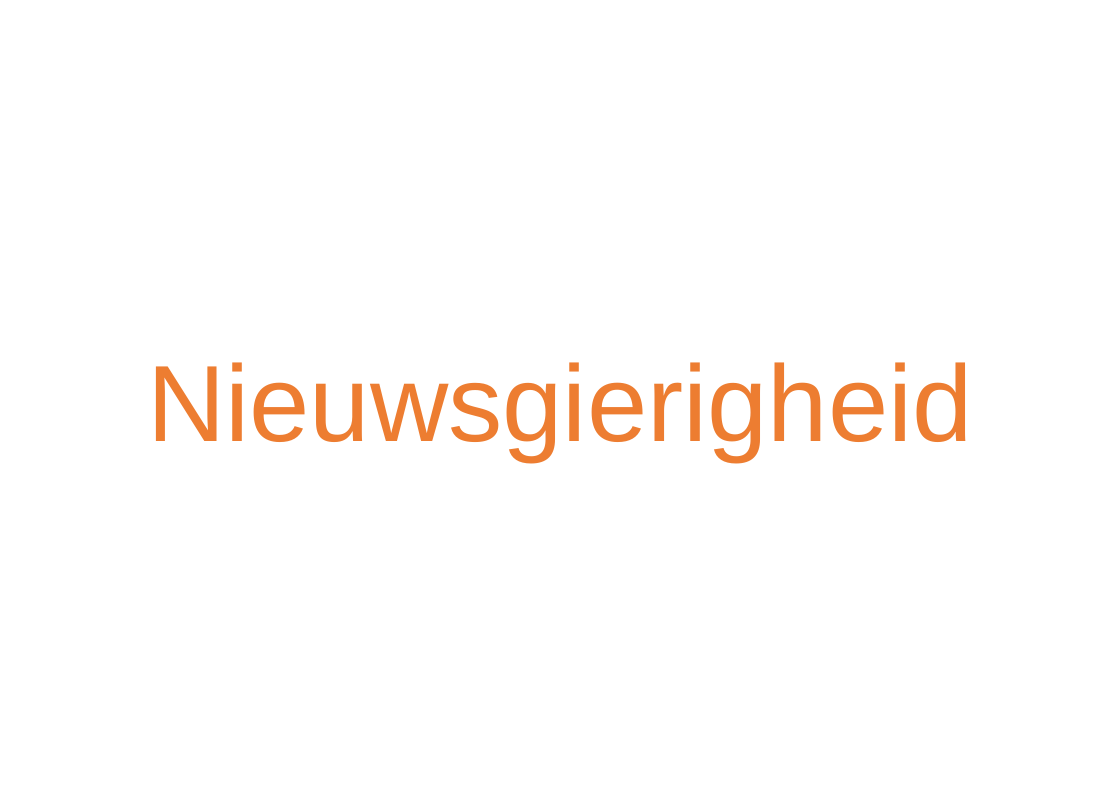
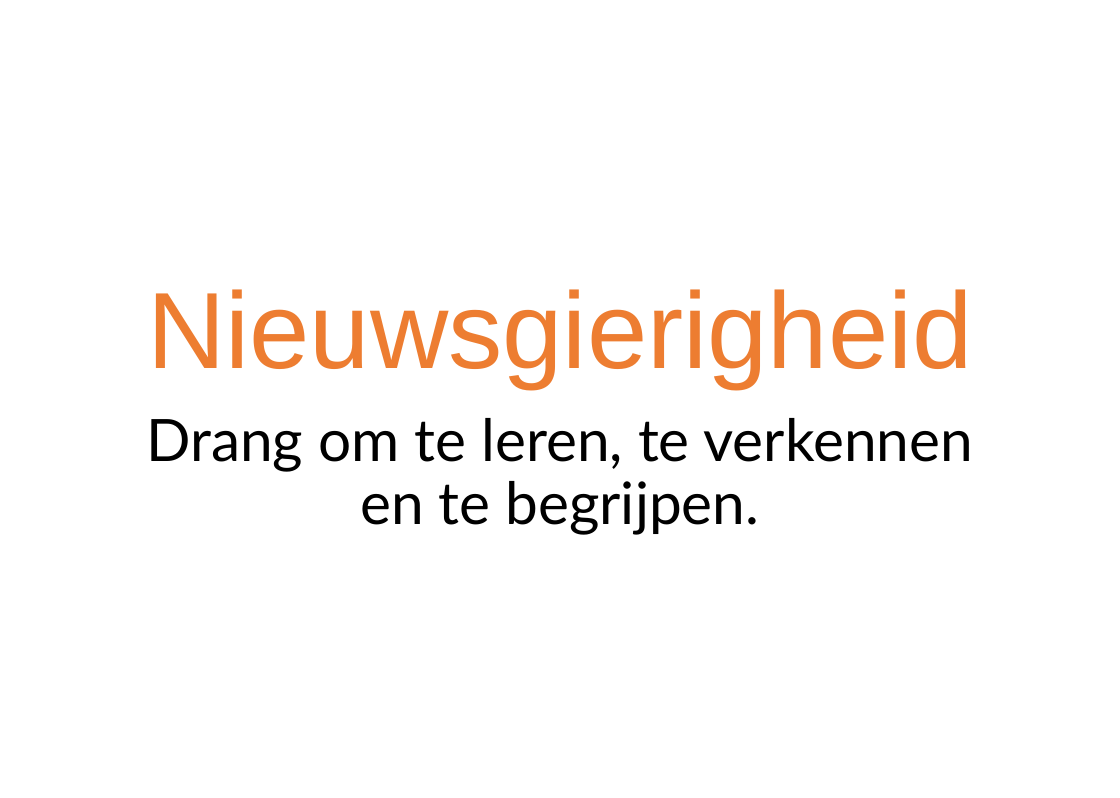
Before and after one commit to ScrumFacilitators/Schwartz-Universal-Values, a slide deck: slide 49 of Schwartz Basis Menselijke Waarden.pptx. Drawn at 1120x798 pixels with LibreOffice and Linux fonts; fonts in the diff are those of the drawing; background and template pictures are left out. Boxes give left, top, right and bottom in pixels: in the first picture for what was removed or moved away, otherwise in the second. Text is boxed around its words. In the diff, an @@ line names an element or a change of style, - is before the commit and + after.

```diff
--- a/Schwartz Basis Menselijke Waarden.pptx
+++ b/Schwartz Basis Menselijke Waarden.pptx
@@ text at <box>146,418,973,535</box>: paragraph added @@
+Drang om te leren, te verkennen en te begrijpen.
```
Also in this commit, not shown: 22 other slides changed, 1 other file.
